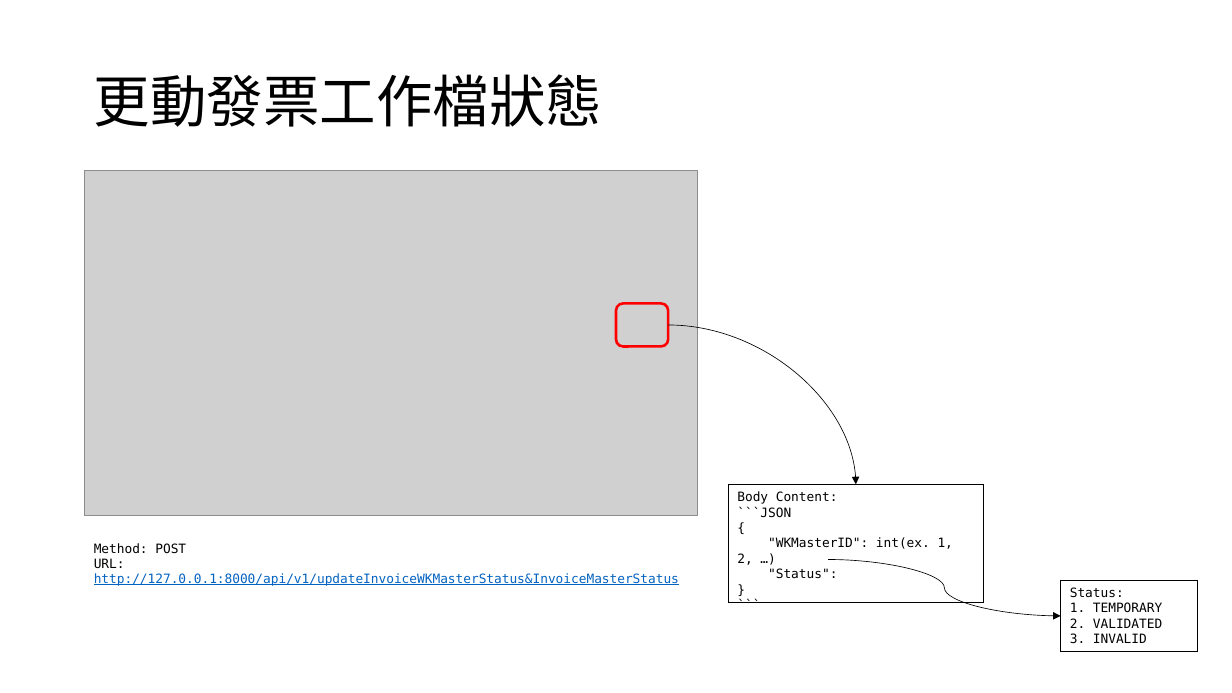
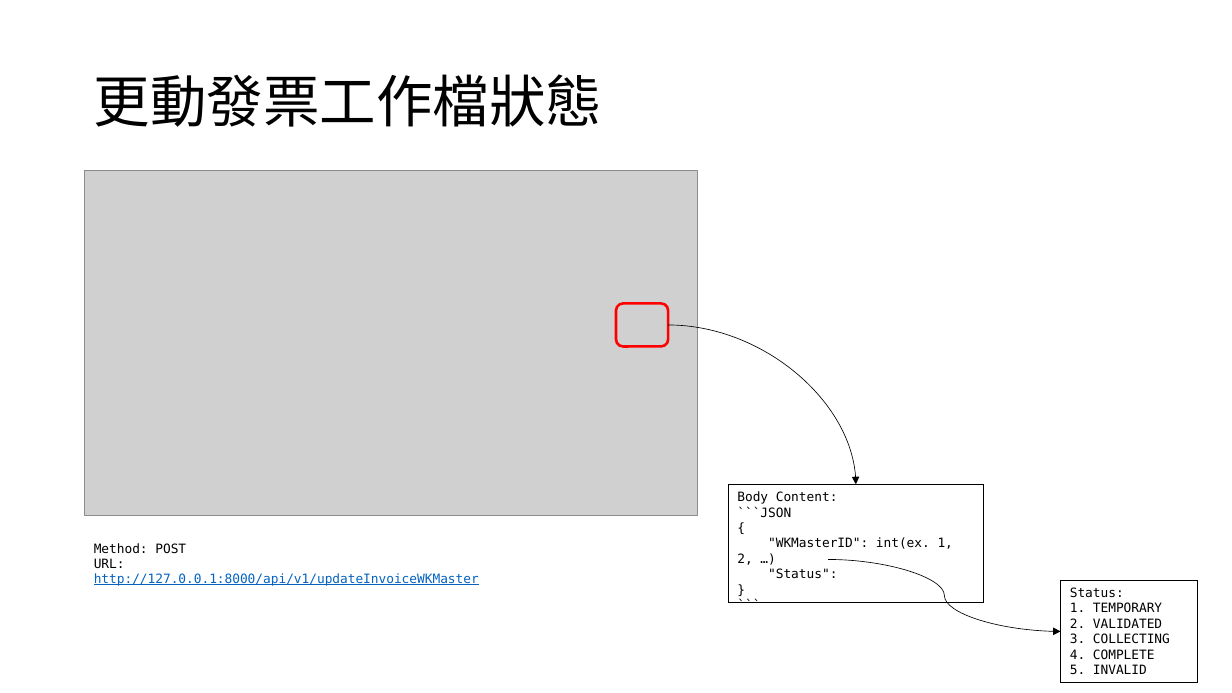
Before and after one commit to appletime81/cbp-sys-api, a slide deck: slide 5 of CBP專案/CBP-api-document.pptx (slide 4 before the commit). Drawn at 1232x693 pixels with LibreOffice and Linux fonts; fonts in the diff are those of the drawing; grey boxes stand for pictures. Boxes give left, top, right and bottom in pixels: in the first picture for what was removed or moved away, otherwise in the second. Text is boxed around its words. In the diff, an @@ line names an element or a change of style, - is before the commit and + after.

```diff
--- a/CBP專案/CBP-api-document.pptx
+++ b/CBP專案/CBP-api-document.pptx
@@ text at box(94, 543, 479, 586): text changed @@
-Method: POST
-URL: http://127.0.0.1:8000/api/v1/updateInvoiceWKMasterStatus&InvoiceMasterStatus
+Method: POST
+URL: http://127.0.0.1:8000/api/v1/updateInvoiceWKMaster
@@ curved arrow moved from (828, 560) - (1061, 616) to (828, 560) - (1061, 631) @@
@@ rectangle "Status:": place and size @@
-rectangle "Status:" at box(1061, 580, 1198, 652)
+rectangle "Status:" at box(1061, 580, 1198, 683)
@@ text in rectangle at box(1070, 602, 1170, 674): text changed @@
-1. TEMPORARY
-2. VALIDATED
-3. INVALID
+1. TEMPORARY
+2. VALIDATED
+3. COLLECTING
+4. COMPLETE
+5. INVALID
```
Also in this commit, not shown: 4 other slides changed, 1 other file.
